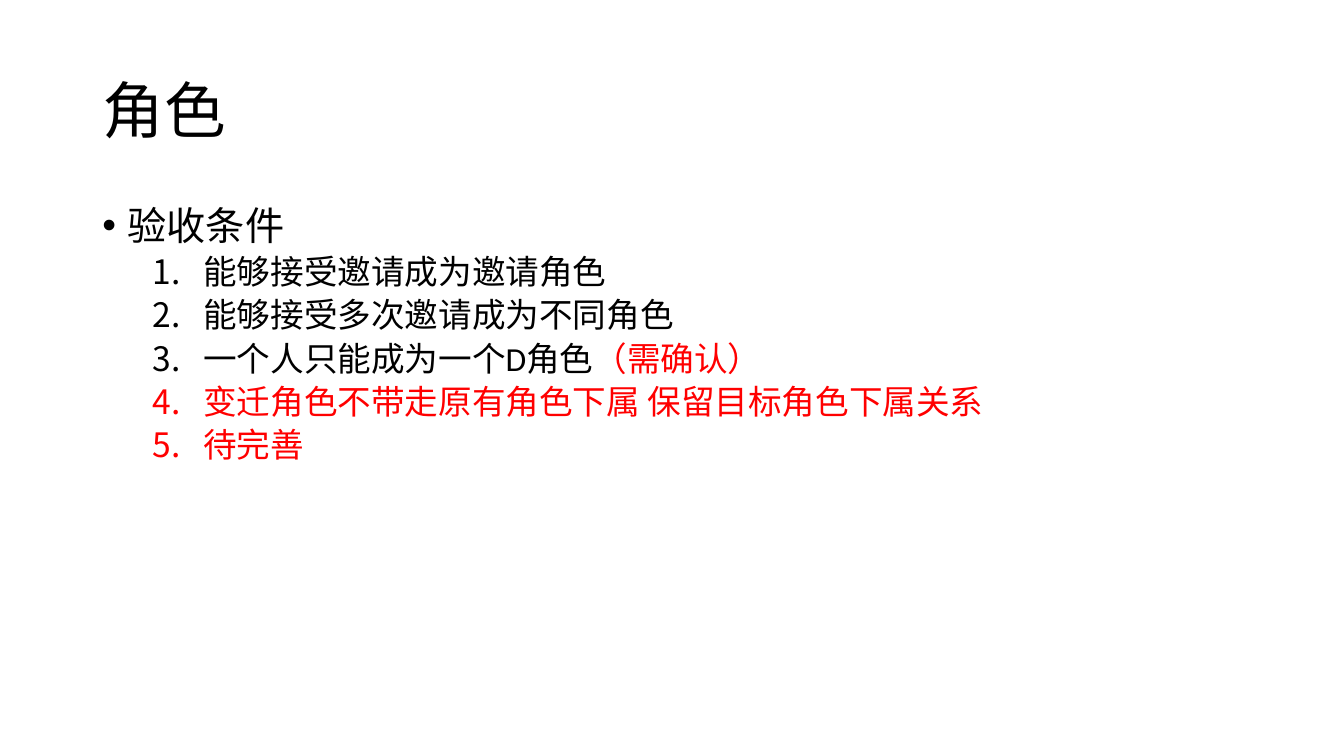
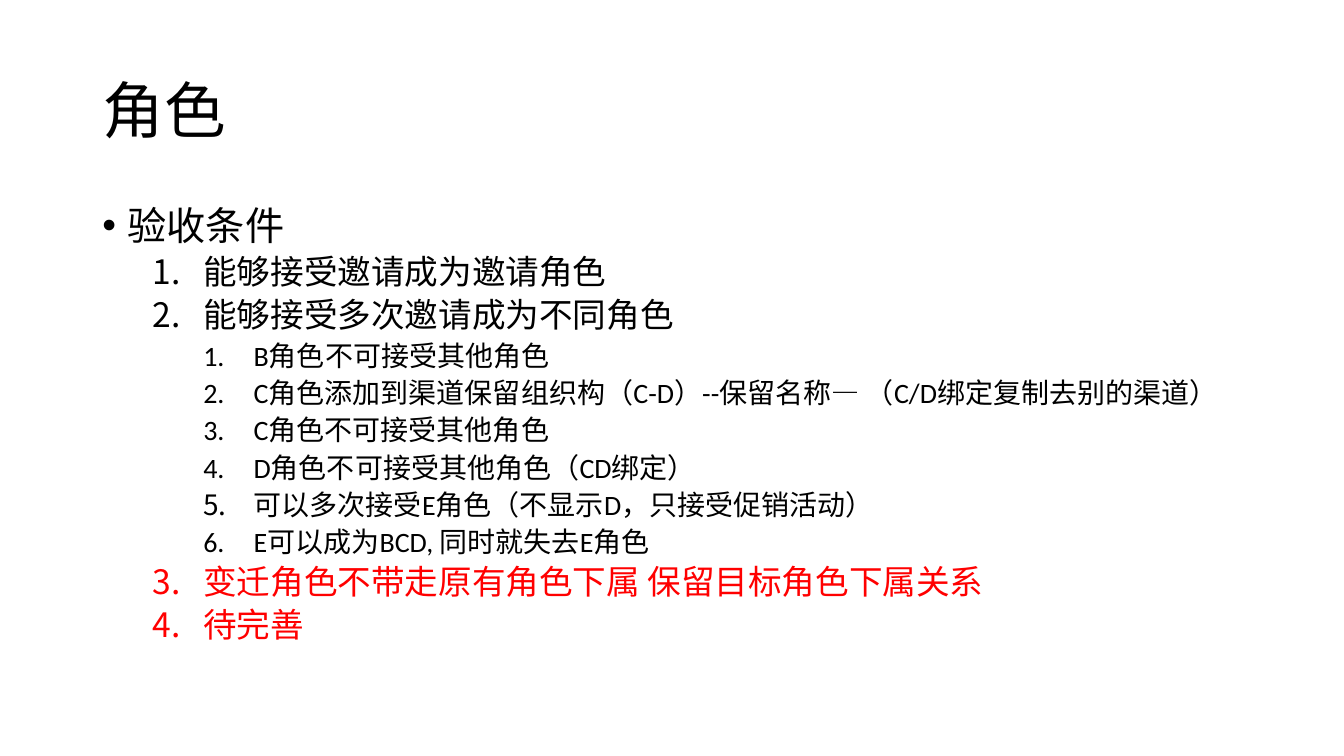
Before and after one commit to swansrp/Tanya, a slide deck: slide 16 of doc/prd.pptx. Drawn at 1344x756 pixels with LibreOffice and Linux fonts; fonts in the diff are those of the drawing. Boxes give left, top, right and bottom in pixels: in the first picture for what was removed or moved away, otherwise in the second. Text is boxed around its words. In the diff, an @@ line names an element or a change of style, - is before the commit and + after.

```diff
--- a/doc/prd.pptx
+++ b/doc/prd.pptx
@@ text at <box>254,343,1218,556</box>: text changed; size 24 to 20 pt @@
-  3. 一个人只能成为一个D角色（需确认）
+    1. B角色不可接受其他角色
+    2. C角色添加到渠道保留组织构（C-D）--保留名称— （C/D绑定复制去别的渠道）
+    3. C角色不可接受其他角色
+    4. D角色不可接受其他角色（CD绑定）
+    5. 可以多次接受E角色（不显示D，只接受促销活动）
+    6. E可以成为BCD, 同时就失去E角色
```
Also in this commit, not shown: 5 other slides changed.
